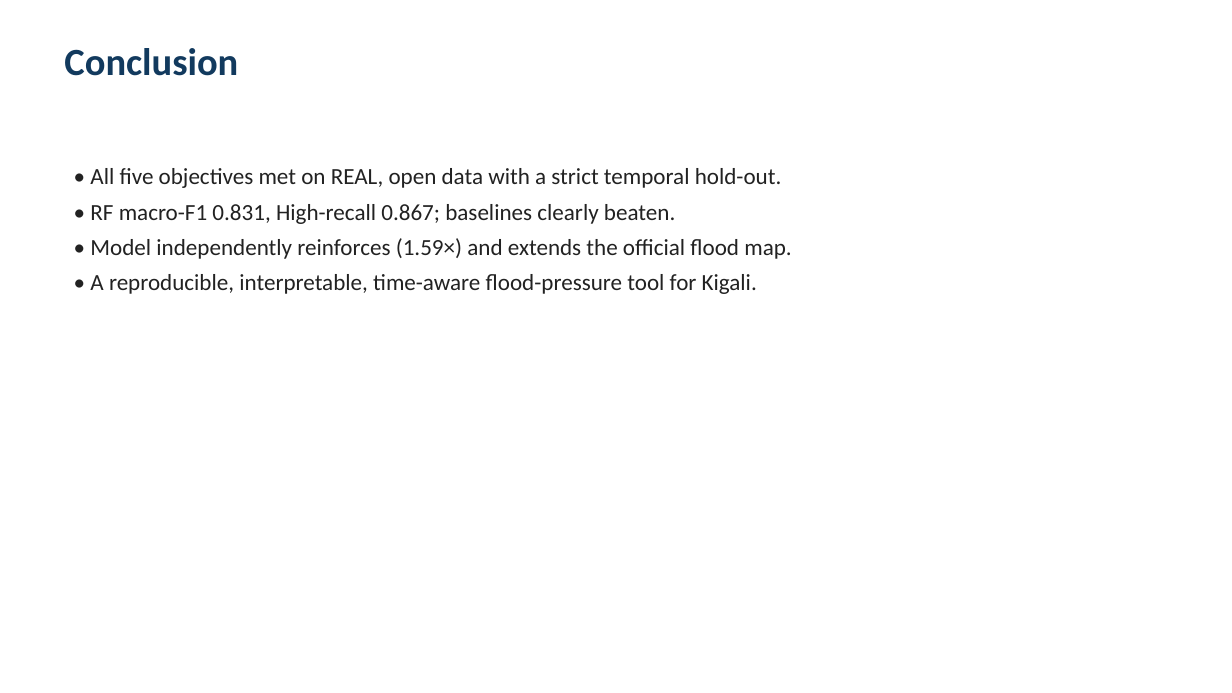
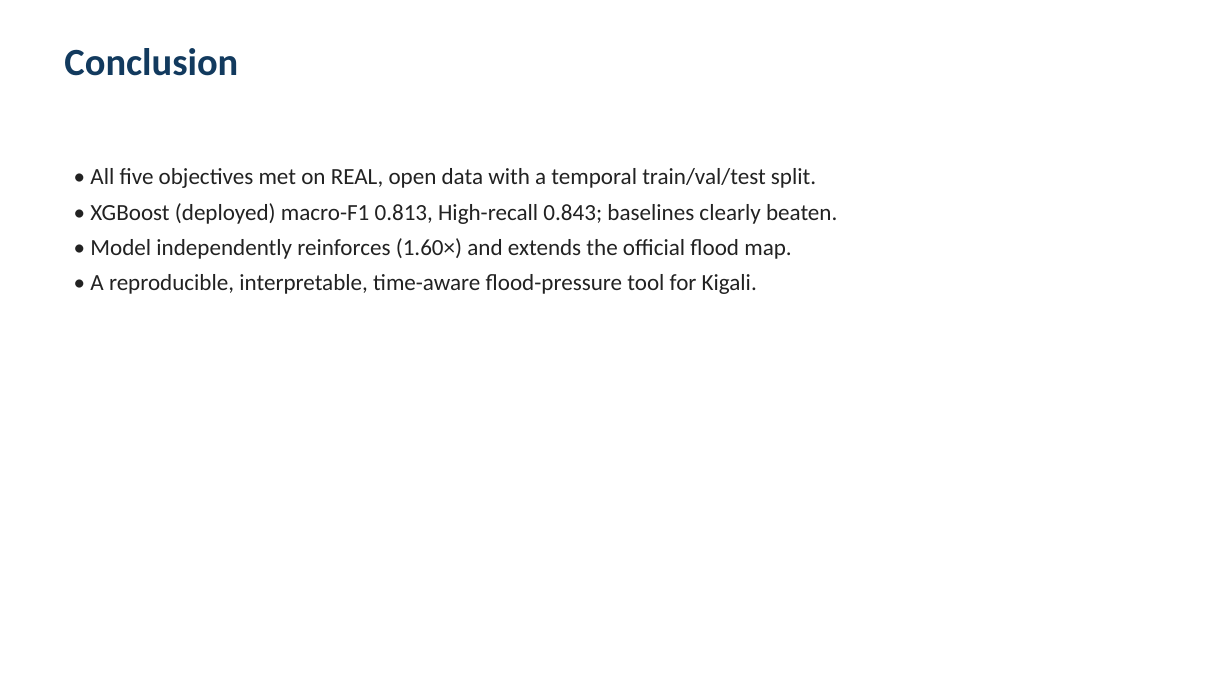
Before and after one commit to kellenmurerwa/flood-risk-hmm-rwanda, a slide deck: slide 15 of Flood_Risk_Defense_Slides.pptx. Drawn at 1232x693 pixels with LibreOffice and Linux fonts; fonts in the diff are those of the drawing. Boxes give left, top, right and bottom in pixels: in the first picture for what was removed or moved away, otherwise in the second. Text is boxed around its words. In the diff, an @@ line names an element or a change of style, - is before the commit and + after.

```diff
--- a/Flood_Risk_Defense_Slides.pptx
+++ b/Flood_Risk_Defense_Slides.pptx
@@ text at (x1=90, y1=168, x2=837, y2=259): text changed @@
-• All five objectives met on REAL, open data with a strict temporal hold-out.
-• RF macro-F1 0.831, High-recall 0.867; baselines clearly beaten.
-• Model independently reinforces (1.59×) and extends the official flood map.
+• All five objectives met on REAL, open data with a temporal train/val/test split.
+• XGBoost (deployed) macro-F1 0.813, High-recall 0.843; baselines clearly beaten.
+• Model independently reinforces (1.60×) and extends the official flood map.
```
Also in this commit, not shown: 8 other slides changed, 26 other files.
